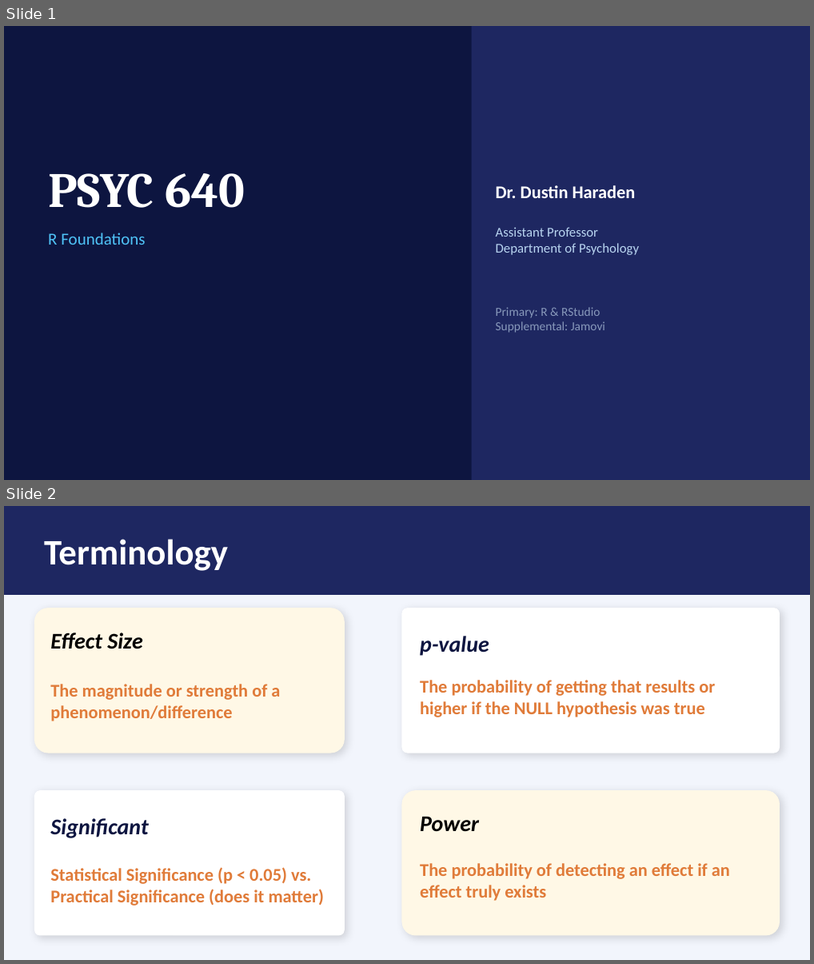
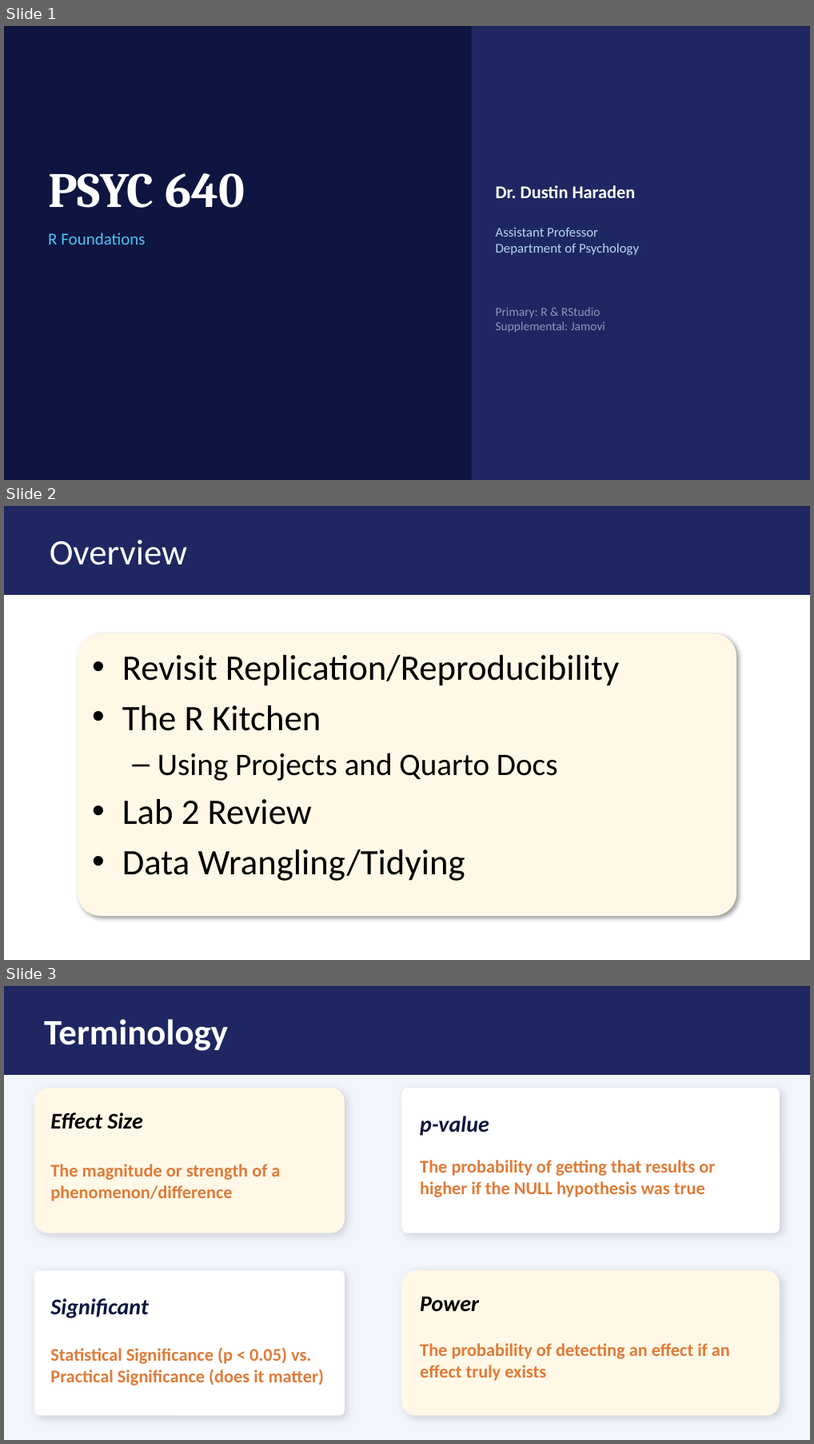
Before and after one commit to dharaden/psyc640, a slide deck: slides/lec-03_foundations.pptx. Shown one above the other, each under a label of ours: slides 1 and 2 before the commit, slides 1, 2 and 3 after it. The pictures are 814x964 and 814x1444 pixels, drawn with LibreOffice and Linux fonts; fonts in the diff are those of the drawing. Boxes give left, top, right and bottom in pixels: in the first picture for what was removed or moved away, otherwise in the second. Text is boxed around its words. In the diff, an @@ line names an element or a change of style, - is before the commit and + after.

```diff
--- a/slides/lec-03_foundations.pptx
+++ b/slides/lec-03_foundations.pptx
@@ slide 2 added at (4,506,810,960), background #FFFFFF @@
@@ rectangle added at (4,506,810,595), fill #1E2761 @@
@@ title added at (50,540,187,565), 32 pt, text #FFFFFF @@
+Overview
@@ text added at (78,633,737,916), fill #FFF8E6, 32 pt, text #000000 @@
+• Revisit Replication/Reproducibility
+• The R Kitchen
+  – Using Projects and Quarto Docs
+• Lab 2 Review
+• Data Wrangling/Tidying
@@ what was slide 2 is now slide 3 @@
```
Also in this commit, not shown: 2 slides changed, 1 other slide added, 4 other files.
